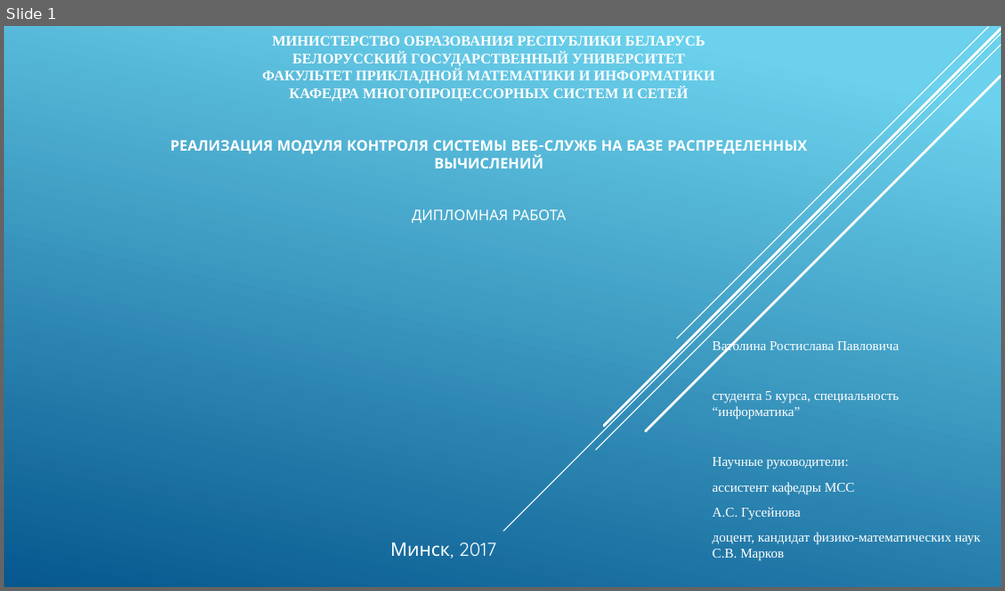
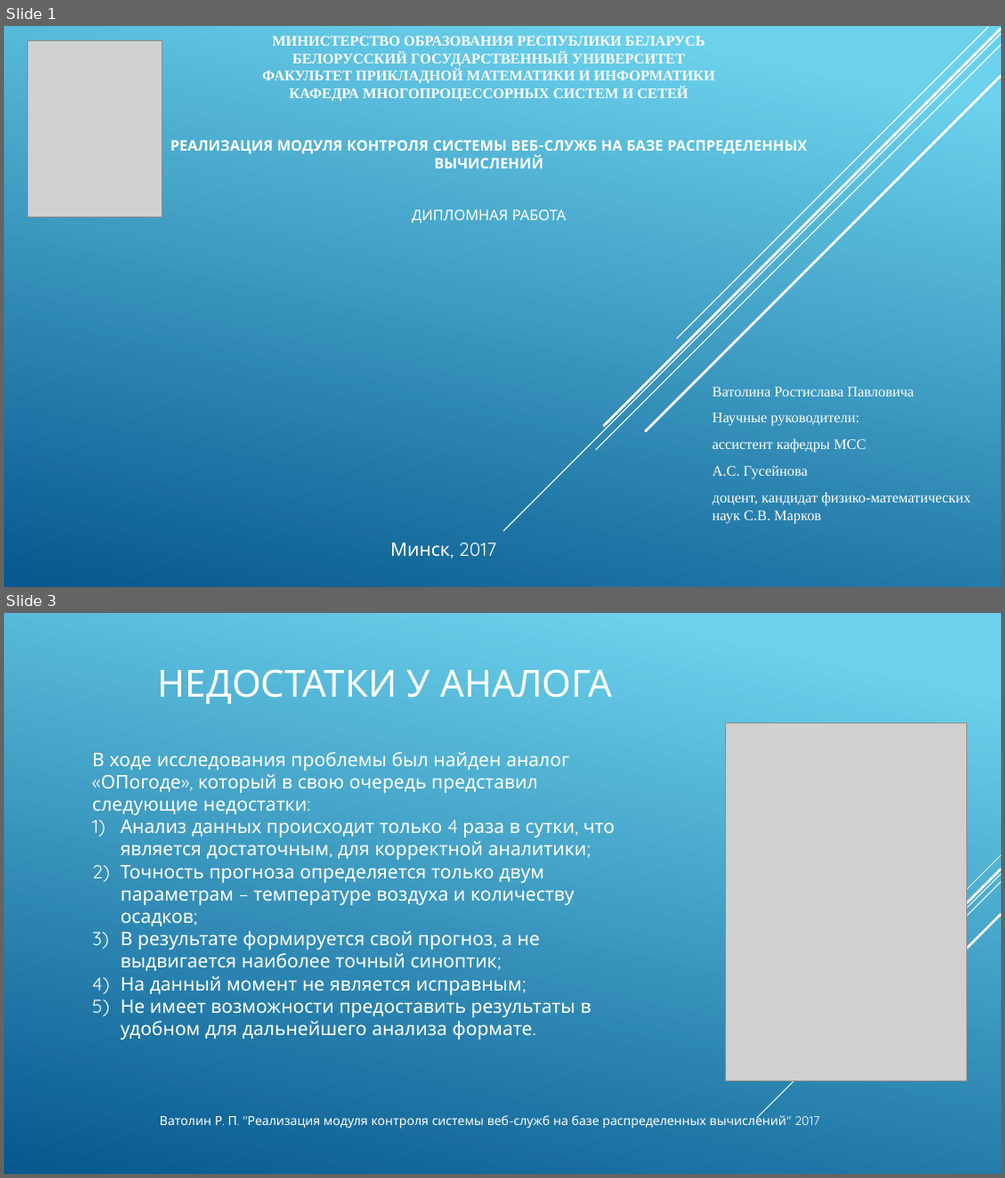
Before and after one commit to vatolinrp/weather-analyzer, a slide deck: docs/VatolinRP.pptx. Shown one above the other, each under a label of ours: slide 1 before the commit, slides 1 and 3 after it; the slides between them are not shown. The pictures are 1005x591 and 1005x1178 pixels, drawn with LibreOffice and Linux fonts; fonts in the diff are those of the drawing; grey boxes stand for pictures. Boxes give left, top, right and bottom in pixels: in the first picture for what was removed or moved away, otherwise in the second. Text is boxed around its words. In the diff, an @@ line names an element or a change of style, - is before the commit and + after.

```diff
--- a/docs/VatolinRP.pptx
+++ b/docs/VatolinRP.pptx
@@ slide 3 added at box(4, 613, 1001, 1174), background gradient #6ED2EB to #06588E @@
@@ title added at box(158, 669, 612, 704), 36 pt, text #FFFFFF @@
+НЕДОСТАТКИ У АНАЛОГА
@@ picture added at box(726, 723, 966, 1080) @@
@@ text added at box(92, 752, 615, 1039), 18 pt, text #FFFFFF @@
+В ходе исследования проблемы был найден аналог «ОПогоде», который в свою очередь представил следующие недостатки:
+1) Анализ данных происходит только 4 раза в сутки, что является достаточным, для корректной аналитики;
+2) Точность прогноза определяется только двум параметрам – температуре воздуха и количеству осадков;
+3) В результате формируется свой прогноз, а не выдвигается наиболее точный синоптик;
+4) На данный момент не является исправным;
+5) Не имеет возможности предоставить результаты в удобном для дальнейшего анализа формате.
@@ group added at box(757, 855, 1001, 1118): 5 lines @@
@@ text added at box(160, 1112, 819, 1128), 12 pt, text #FFFFFF @@
+Ватолин Р. П. "Реализация модуля контроля системы веб-служб на базе распределенных вычислений" 2017
@@ slide 1 changed as well @@
@@ picture added at box(27, 40, 162, 216) @@
@@ subtitle "Ватолина Ростислава Павловича": place and size @@
-subtitle "Ватолина Ростислава Павловича" at box(712, 339, 980, 561)
+subtitle "Ватолина Ростислава Павловича" at box(712, 386, 971, 524)
@@ subtitle "Ватолина Ростислава Павловича" at box(712, 386, 971, 524): size 12.9 to 14 pt @@
@@ subtitle at box(712, 391, 898, 419): paragraph removed @@
-студента 5 курса, специальность “информатика”
```
Also in this commit, not shown: 10 other slides changed, 1 other slide added, 2 slides removed, 6 other files.
